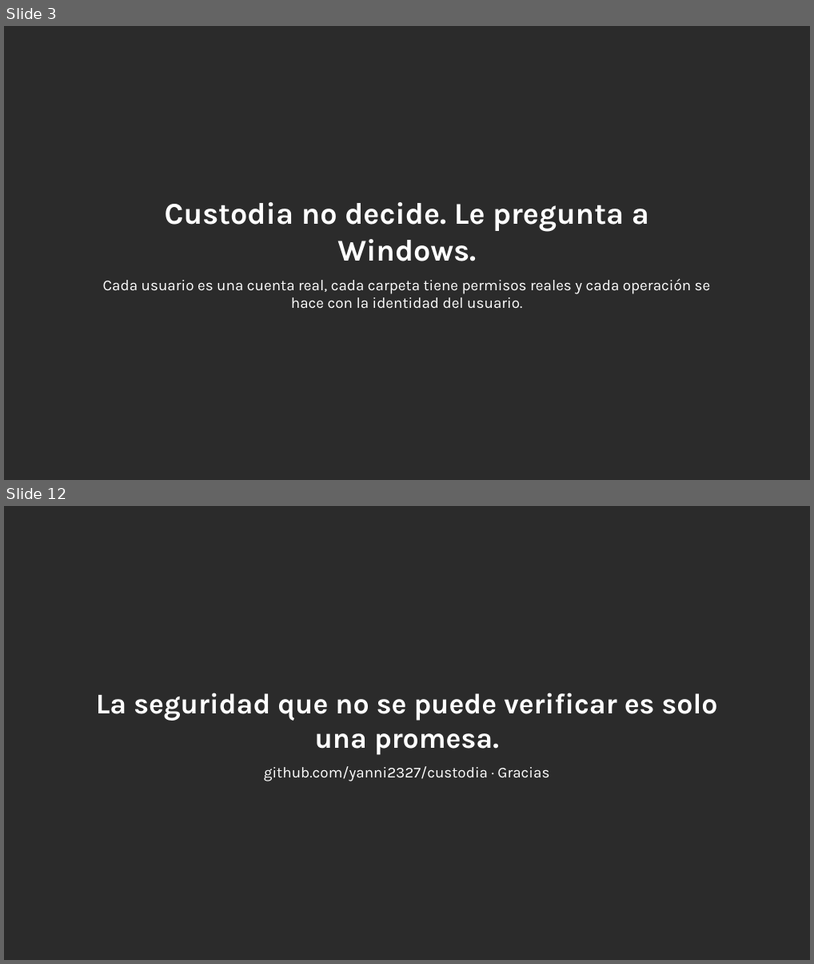
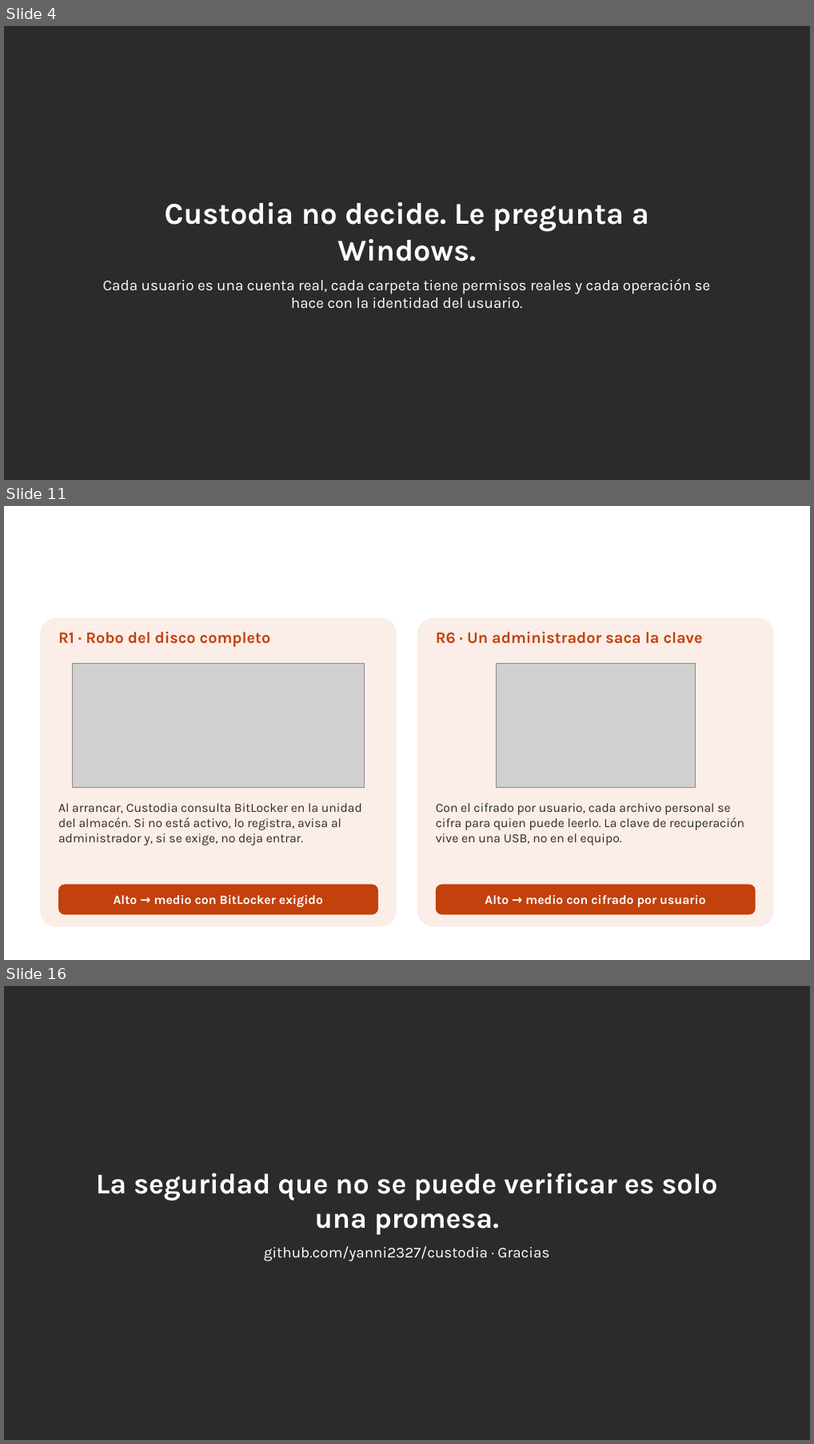
Before and after one commit to yanni2327/custodia, a slide deck: docs/Custodia_charla_TED.pptx. Shown one above the other, each under a label of ours: slides 3 and 12 before the commit, slides 4, 11 and 16 after it; the slides between them are not shown. The pictures are 814x964 and 814x1444 pixels, drawn with LibreOffice and Linux fonts; fonts in the diff are those of the drawing; grey boxes stand for pictures; background and template pictures are left out; a plain dark background stands for a picture behind light text. Boxes give left, top, right and bottom in pixels: in the first picture for what was removed or moved away, otherwise in the second. Text is boxed around its words. In the diff, an @@ line names an element or a change of style, - is before the commit and + after.

```diff
--- a/docs/Custodia_charla_TED.pptx
+++ b/docs/Custodia_charla_TED.pptx
@@ slide 11 added at (x1=4, y1=506, x2=810, y2=960), background picture (left out) @@
@@ text added at (x1=25, y1=534, x2=642, y2=571), 28 pt, text #FFFFFF, bold @@
+Los dos riesgos altos ya tienen control
@@ rounded rectangle added at (x1=40, y1=618, x2=397, y2=927), fill #FBEDE7 @@
@@ rounded rectangle added at (x1=418, y1=618, x2=774, y2=927), fill #FBEDE7 @@
@@ text added at (x1=58, y1=632, x2=271, y2=647), 19 pt, text #C2410C, bold @@
+R1 · Robo del disco completo
@@ text added at (x1=436, y1=632, x2=703, y2=644), 19 pt, text #C2410C, bold @@
+R6 · Un administrador saca la clave
@@ picture added at (x1=72, y1=664, x2=365, y2=788) @@
@@ picture added at (x1=497, y1=664, x2=696, y2=788) @@
@@ text added at (x1=58, y1=803, x2=362, y2=845), 15 pt, text #2B2B2B @@
+Al arrancar, Custodia consulta BitLocker en la unidad del almacén. Si no está activo, lo registra, avisa al administrador y, si se exige, no deja entrar.
@@ text added at (x1=436, y1=803, x2=745, y2=845), 15 pt, text #2B2B2B @@
+Con el cifrado por usuario, cada archivo personal se cifra para quien puede leerlo. La clave de recuperación vive en una USB, no en el equipo.
@@ rounded rectangle added at (x1=58, y1=884, x2=378, y2=914), fill #C2410C @@
@@ rounded rectangle added at (x1=436, y1=884, x2=756, y2=914), fill #C2410C @@
@@ text added at (x1=114, y1=895, x2=323, y2=907), 15 pt, text #FFFFFF, bold @@
+Alto → medio con BitLocker exigido
@@ text added at (x1=485, y1=895, x2=706, y2=907), 15 pt, text #FFFFFF, bold @@
+Alto → medio con cifrado por usuario
@@ what was slide 3 is now slide 4 @@
@@ what was slide 12 is now slide 16 @@
```
Also in this commit, not shown: 9 slides changed, 3 other slides added, 1 other file.
